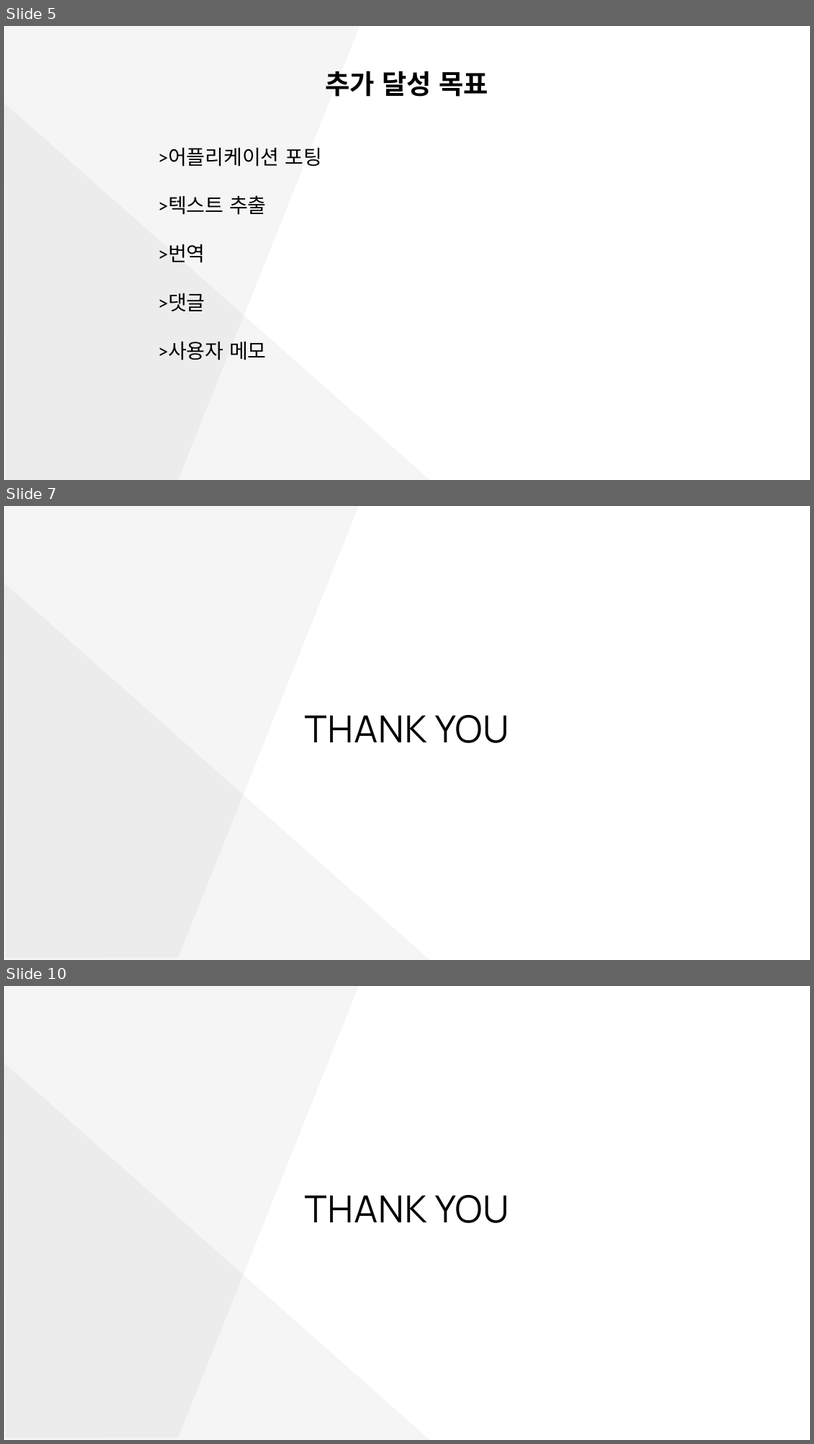
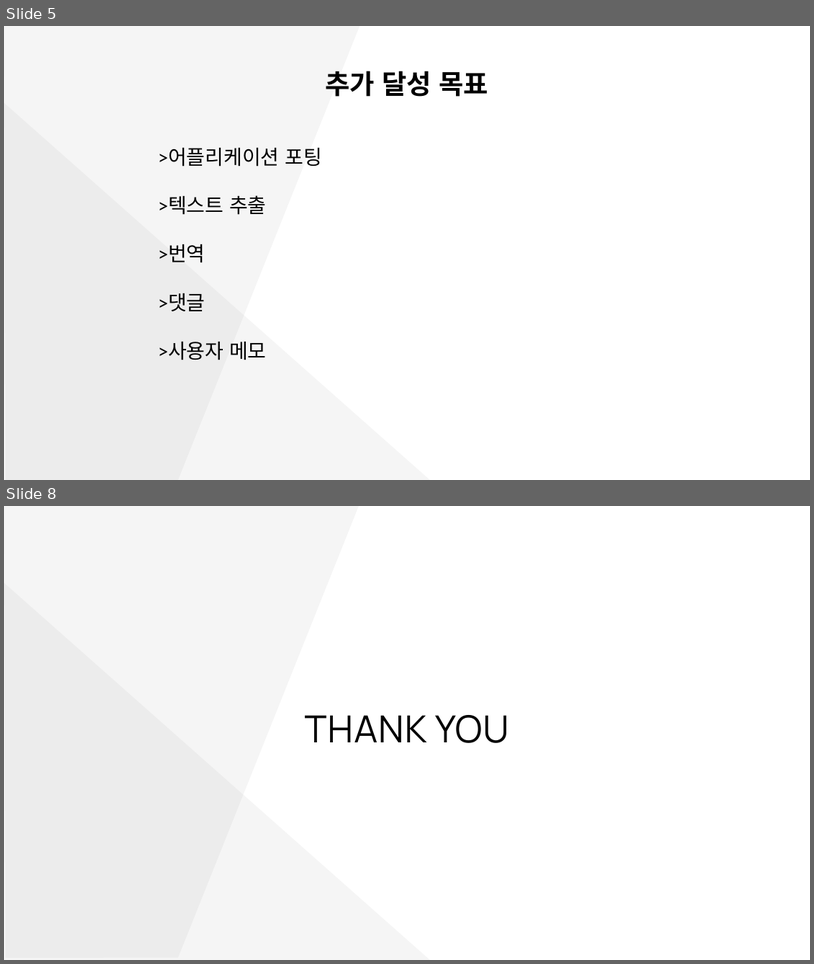
Before and after one commit to Choiyh1116/AI_capstone, a slide deck: 발표자료.pptx. Shown one above the other, each under a label of ours: slides 5, 7 and 10 before the commit, slides 5 and 8 after it; the slides between them are not shown. The pictures are 814x1444 and 814x964 pixels, drawn with LibreOffice and Linux fonts; fonts in the diff are those of the drawing. Boxes give left, top, right and bottom in pixels: in the first picture for what was removed or moved away, otherwise in the second. Text is boxed around its words. In the diff, an @@ line names an element or a change of style, - is before the commit and + after.

```diff
--- a/발표자료.pptx
+++ b/발표자료.pptx
@@ slide 7 removed at box(4, 506, 810, 960), background #FFFFFF @@
@@ freeform shape removed at box(4, 506, 360, 958) @@
@@ freeform shape removed at box(4, 583, 431, 960) @@
@@ text removed at box(305, 715, 509, 743) @@
-THANK YOU
@@ what was slide 10 is now slide 8 @@
```
Also in this commit, not shown: 4 other slides removed.
